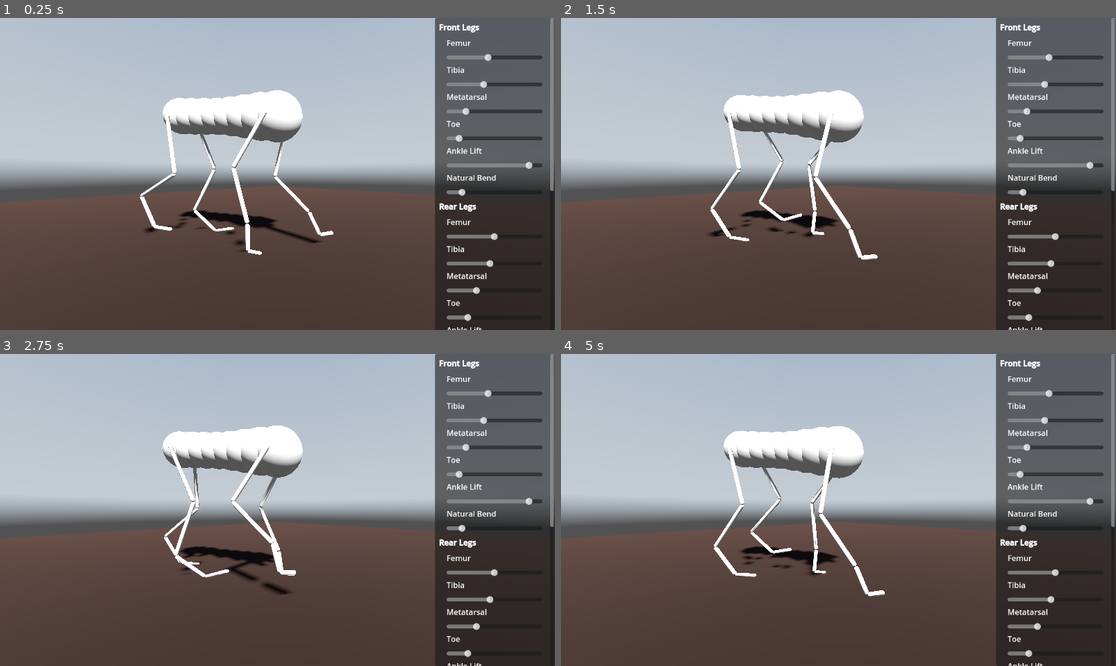
Above: before the commit, frames 1-4 (two rows, left to right).
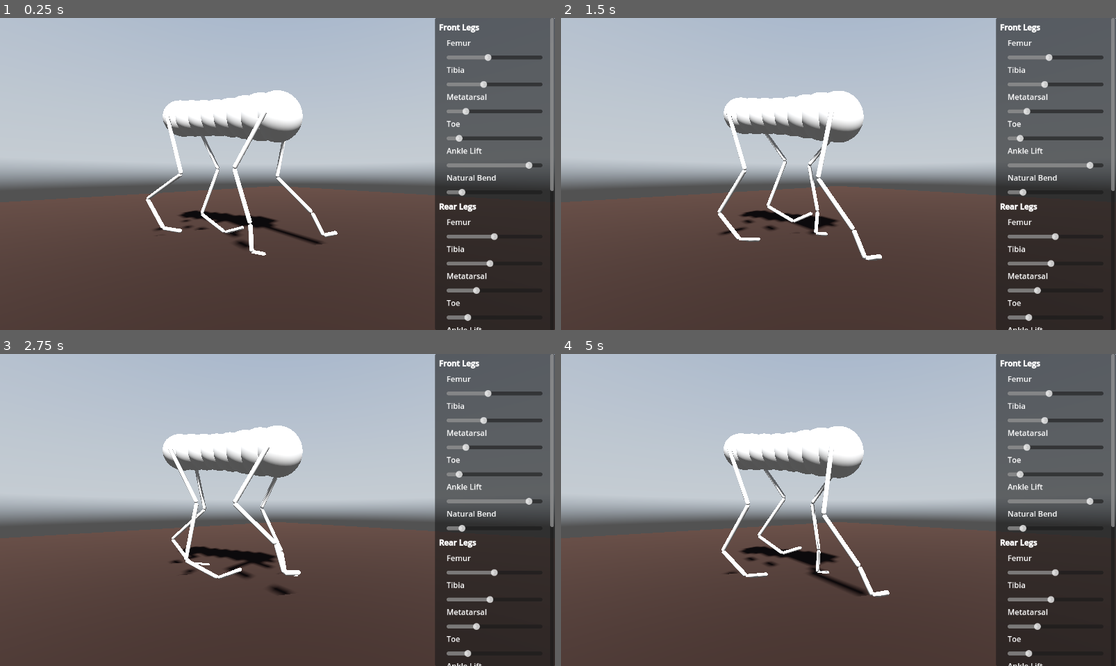
Above: after the commit, the same moments.

Repository: jehoz/legs-and-gaits
Game: Godot game, scene res://scenes/default.tscn
Same seed, same stepped clock (60 frames per second), same inputs: the game is played once before the commit and once after it. A sky picture missing from this copy of the repository is replaced by a grey-blue gradient.
Inputs:
- Up to frame 1 (0.25 s): no input
- Up to frame 2 (1.5 s): no input
- Up to frame 3 (2.75 s): no input
- Up to frame 4 (5 s): no input

The runs differ from the first frame. In frame 1, 2.1% of the frame differs, in the area x 25-61%, y 23-77%; in frame 2, 2.2%; in frame 3, 1.9%; in frame 4, 2.4%, in the area x 27-60%, y 23-78%.

Commit message:
More accurate max_length calculation

Diff:
--- a/scripts/leg.gd
+++ b/scripts/leg.gd
@@ -114,10 +114,12 @@
 	helper.call(toe, toe_length, metatarsal_length)
 
 func max_length():
-	return femur_length + tibia_length + metatarsal_length * sin(ankle_lift)
+	var a = metatarsal_length * sin(ankle_lift)
+	var b = metatarsal_length * cos(ankle_lift)
+	return sqrt(pow(femur_length + tibia_length, 2) - pow(b, 2)) + a
 
 func resting_length():
-	return max_length() * clampf(1 - natural_bend, 0, 1)
+	return max_length() * clampf(1 - natural_bend, MIN_LEG_EXTENSION, 1)
 
 func min_length():
 	return max_length() * MIN_LEG_EXTENSION
@@ -151,8 +153,7 @@
 	# depending on how high the heel is raised
 	# for fully plantigrade feet the target is the heel of the foot, for fully
 	# ungiligrade feet the target is the ball of the foot
-	var elev_percent = clamp(1.0 - (ankle_lift / (PI/2)), 0.0, 1.0)
-	var ball_offset = elev_percent * (cos(ankle_lift) * metatarsal_length) * forward
+	var ball_offset = (cos(ankle_lift) * metatarsal_length) * forward
 	var ball_pos = foot_target.global_position + ball_offset
 
 	# foot rotates slightly as the leg moves forward and backward, modifying the
